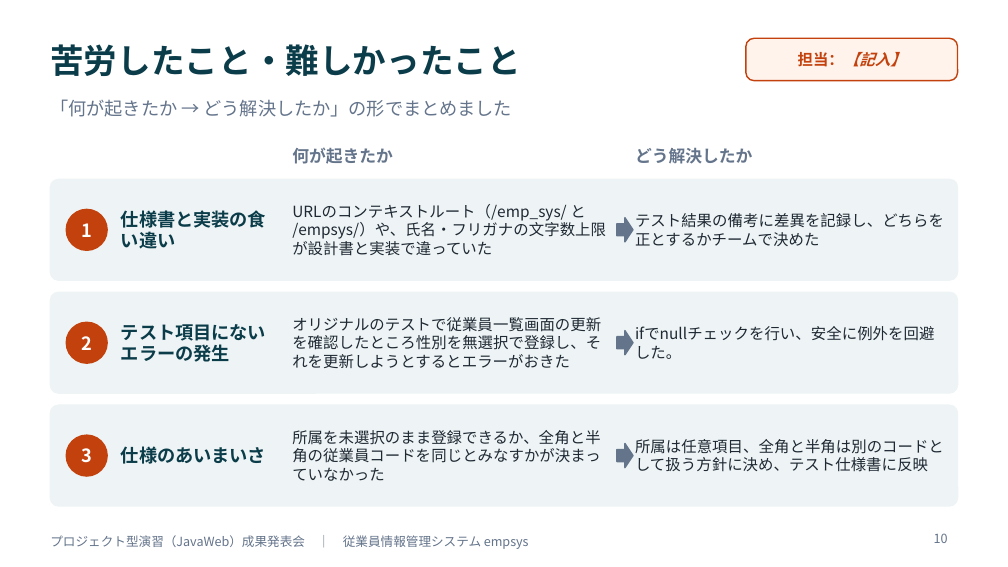
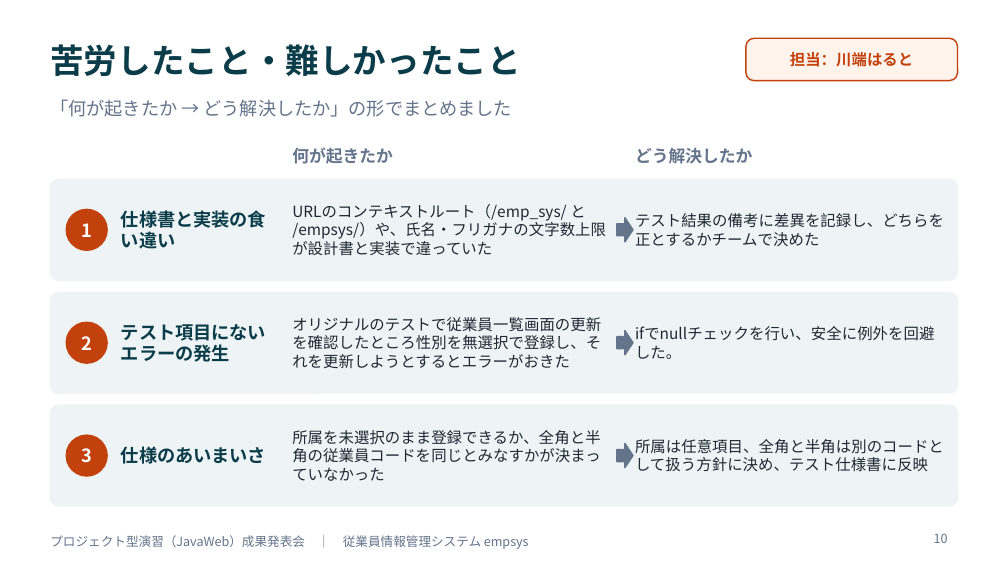
Before and after one commit to amasato1221/web_-application, a slide deck: slide 10 of 成果発表会資料_テンプレート.pptx. Drawn at 1008x567 pixels with LibreOffice and Linux fonts; fonts in the diff are those of the drawing. Boxes give left, top, right and bottom in pixels: in the first picture for what was removed or moved away, otherwise in the second. Text is boxed around its words. In the diff, an @@ line names an element or a change of style, - is before the commit and + after.

```diff
--- a/成果発表会資料_テンプレート.pptx
+++ b/成果発表会資料_テンプレート.pptx
@@ text in rounded rectangle at bbox=[790, 52, 913, 67]: text changed; italic off @@
-担当：【記入】
+担当：川端はると
```
Also in this commit, not shown: 13 other slides changed, 4 other files.
